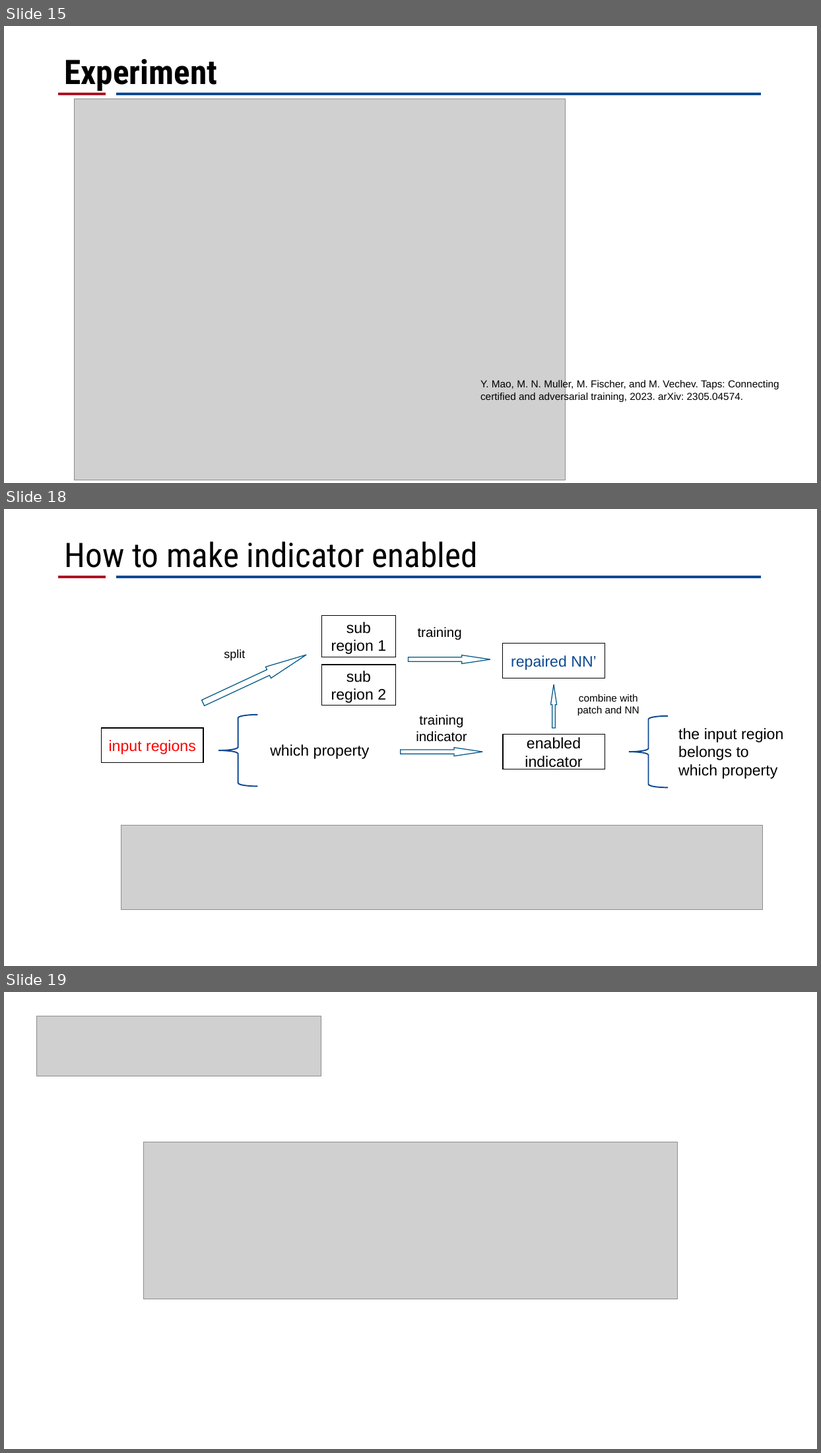
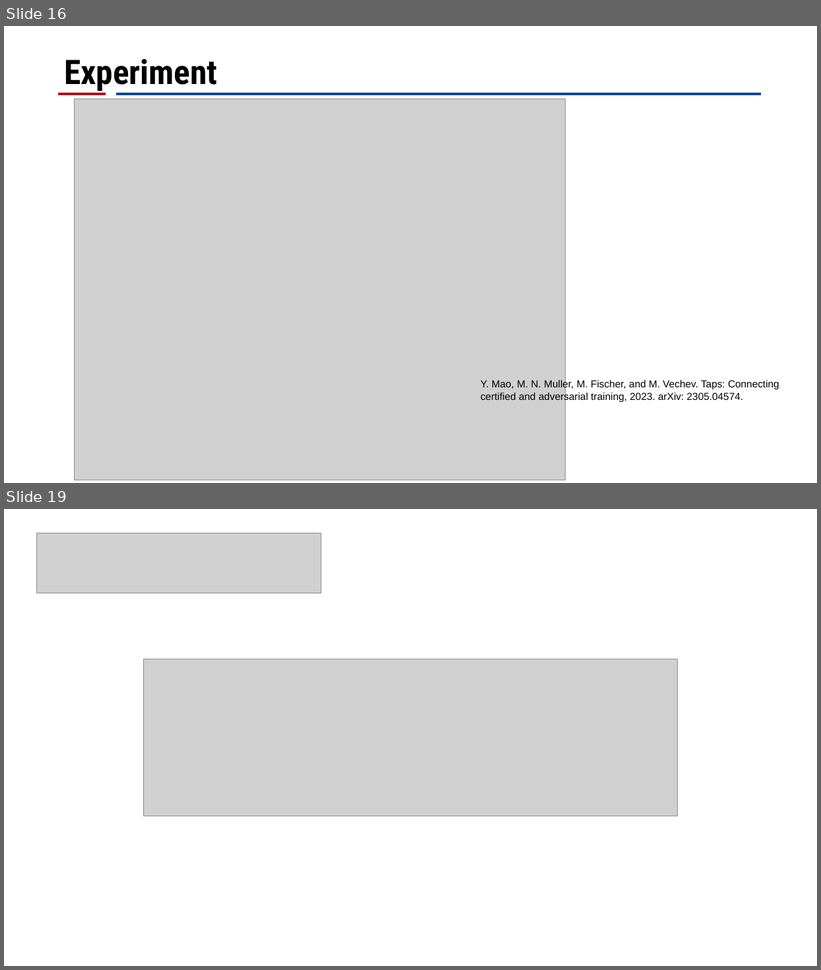
Before and after one commit to CRhapsody/Presentation_Slides, a slide deck: certified defense.pptx. Shown one above the other, each under a label of ours: slides 15, 18 and 19 before the commit, slides 16 and 19 after it; the slides between them are not shown. The pictures are 821x1453 and 821x970 pixels, drawn with LibreOffice and Linux fonts; fonts in the diff are those of the drawing; grey boxes stand for pictures; background and template pictures are left out. Boxes give left, top, right and bottom in pixels: in the first picture for what was removed or moved away, otherwise in the second. Text is boxed around its words. In the diff, an @@ line names an element or a change of style, - is before the commit and + after.

```diff
--- a/certified defense.pptx
+++ b/certified defense.pptx
@@ slide 18 removed at (4,509,817,966), background #FFFFFF; not listed: 2 template elements that a slide beside it also shows @@
@@ title removed at (65,541,478,568) @@
-How to make indicator enabled
@@ rectangle removed at (322,616,396,657) @@
-sub region 1
@@ text removed at (418,627,462,640) @@
-training
@@ rectangle removed at (503,643,605,678) @@
-repaired NN’
@@ right arrow removed at (201,649,310,709) @@
@@ text removed at (224,650,245,661) @@
-split
@@ rectangle removed at (322,665,396,705) @@
-sub
-region 2
@@ right arrow removed at (409,656,491,664) @@
@@ right arrow removed at (551,685,557,728) @@
@@ text removed at (578,694,640,716) @@
-combine with patch and NN
@@ left brace removed at (218,715,257,787) @@
@@ text removed at (416,715,467,742) @@
-training indicator
@@ left brace removed at (629,716,668,788) @@
@@ rectangle removed at (102,728,203,762) @@
-input regions
@@ text removed at (270,745,370,759) @@
-which property
@@ rectangle removed at (503,735,605,770) @@
-enabled indicator
@@ text removed at (679,728,783,779) @@
-the input region
-belongs to which property
@@ right arrow removed at (401,747,483,756) @@
@@ picture removed at (121,826,763,910) @@
@@ what was slide 15 is now slide 16 @@
```
Also in this commit, not shown: 6 slides changed, 2 slides added, 1 other slide removed.
